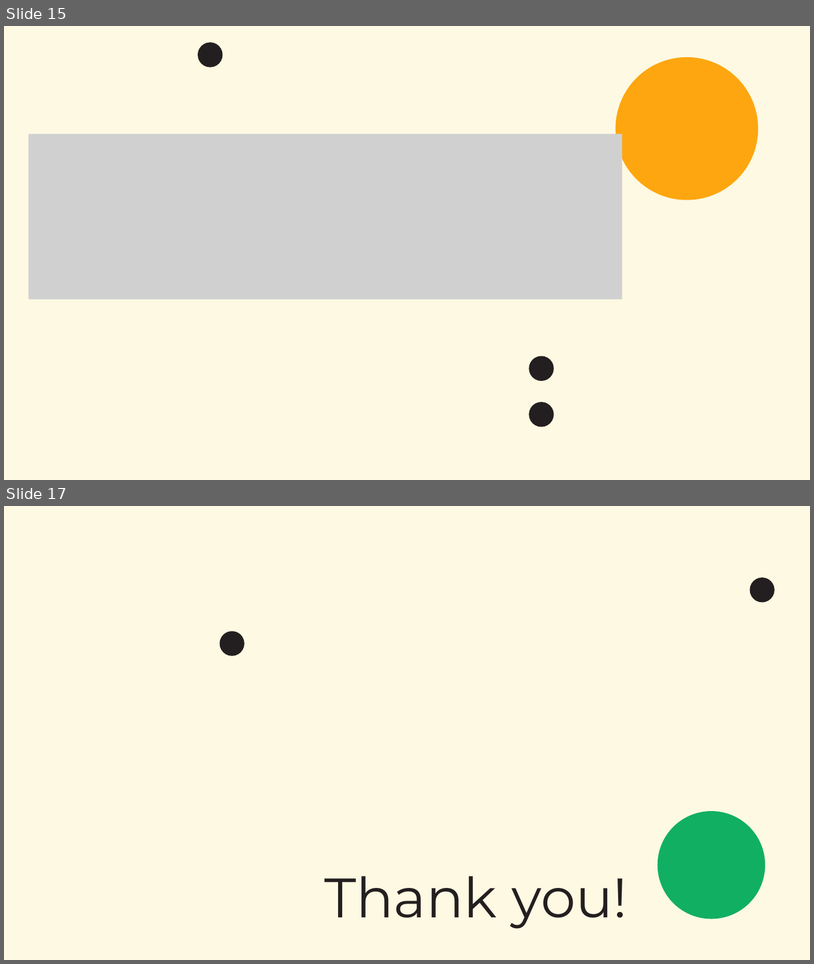
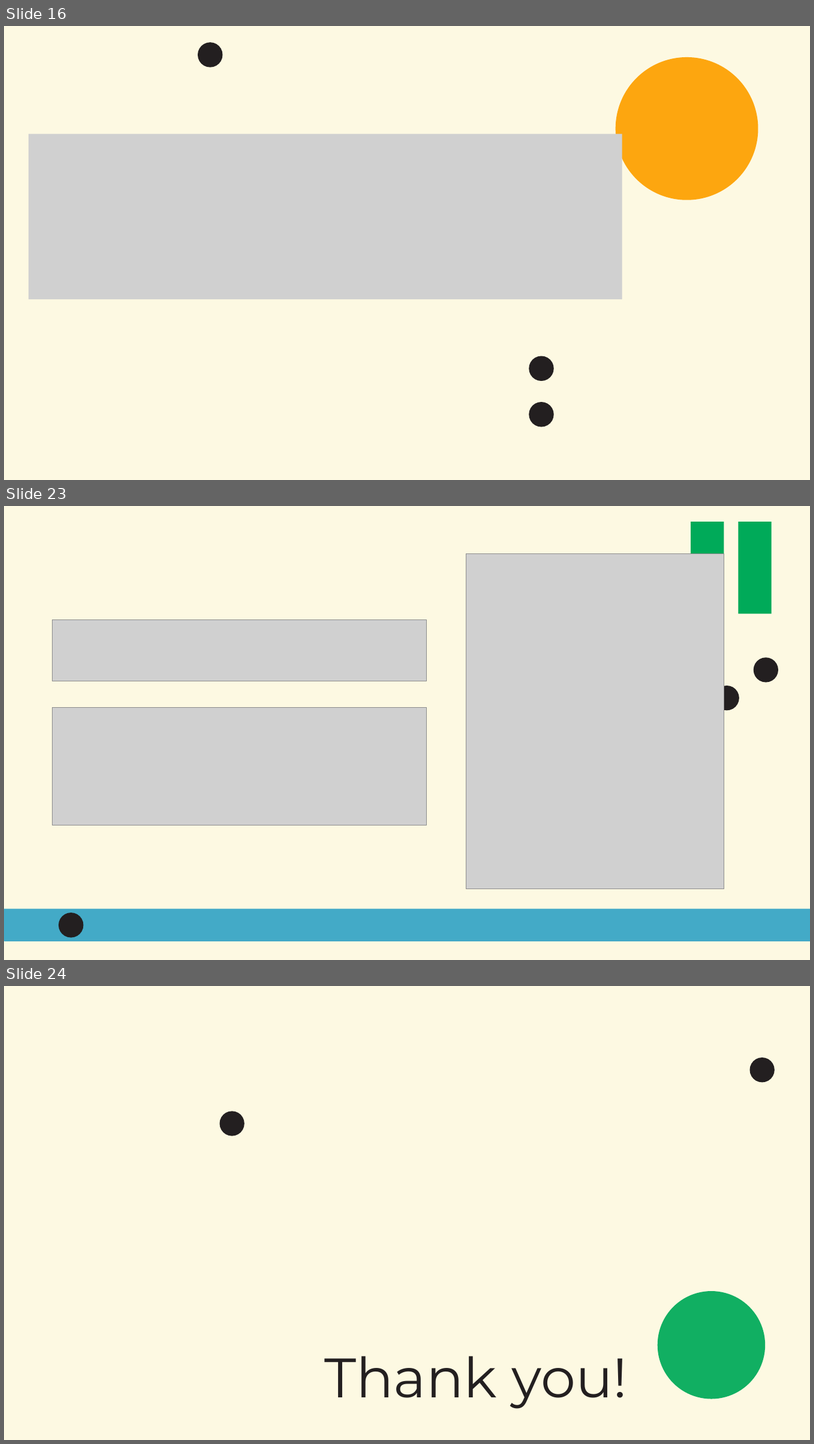
Before and after one commit to FedericoAlvetreti/TherMike, a slide deck: G22_slides.pptx. Shown one above the other, each under a label of ours: slides 15 and 17 before the commit, slides 16, 23 and 24 after it; the slides between them are not shown. The pictures are 814x964 and 814x1444 pixels, drawn with LibreOffice and Linux fonts; fonts in the diff are those of the drawing; grey boxes stand for pictures; background and template pictures are left out. Boxes give left, top, right and bottom in pixels: in the first picture for what was removed or moved away, otherwise in the second. Text is boxed around its words. In the diff, an @@ line names an element or a change of style, - is before the commit and + after.

```diff
--- a/G22_slides.pptx
+++ b/G22_slides.pptx
@@ slide 23 added at box(4, 506, 810, 960), background #FDF9E2 @@
@@ rectangle added at box(691, 522, 725, 613), fill #00AA59 @@
@@ rectangle added at box(739, 522, 772, 613), fill #00AA59 @@
@@ rectangle added at box(52, 526, 769, 613), fill #FDF9E2 @@
@@ rectangle added at box(53, 532, 762, 554), fill #231F20, outline #231F20 1.25 pt @@
@@ rectangle added at box(53, 554, 762, 605), fill #FDF9E2, outline #231F20 1.25 pt @@
@@ picture added at box(466, 554, 724, 888) @@
@@ picture added at box(53, 620, 426, 681) @@
@@ ellipse added at box(754, 657, 779, 682), fill #231F20 @@
@@ ellipse added at box(715, 685, 740, 711), fill #231F20 @@
@@ picture added at box(53, 708, 426, 825) @@
@@ freeform shape added at box(4, 908, 810, 941), fill #43AAC7 @@
@@ ellipse added at box(59, 913, 83, 937), fill #231F20 @@
@@ what was slide 15 is now slide 16 @@
@@ what was slide 17 is now slide 24 @@
```
Also in this commit, not shown: 3 slides changed, 6 other slides added, 1 other file.
